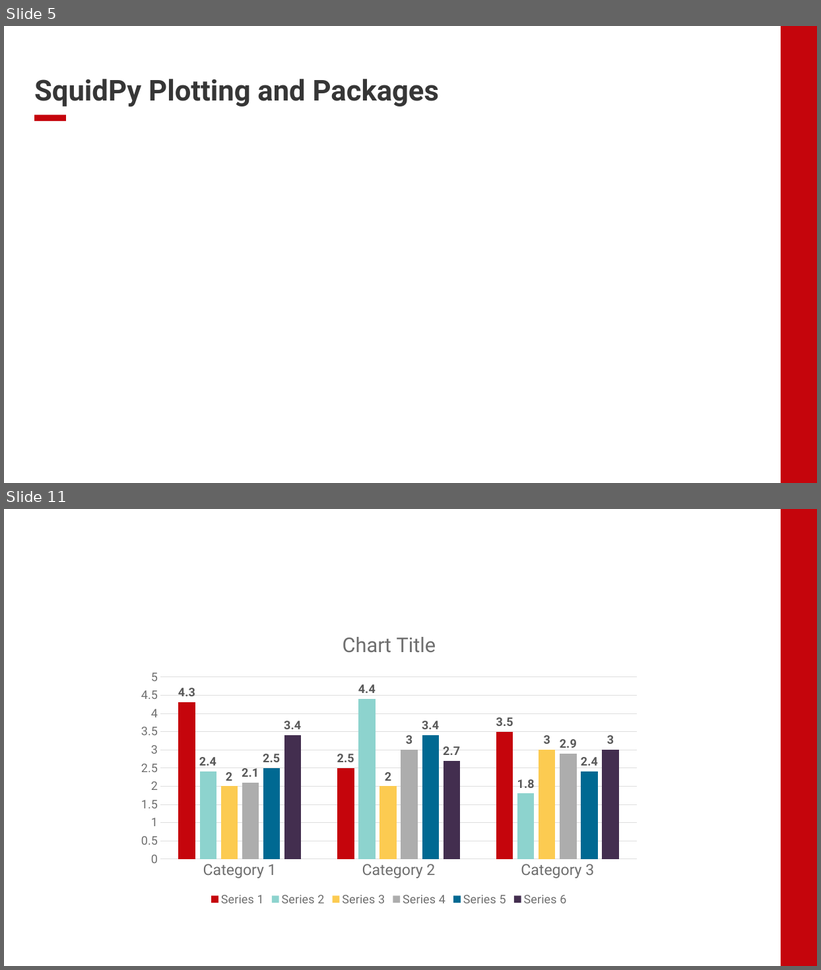
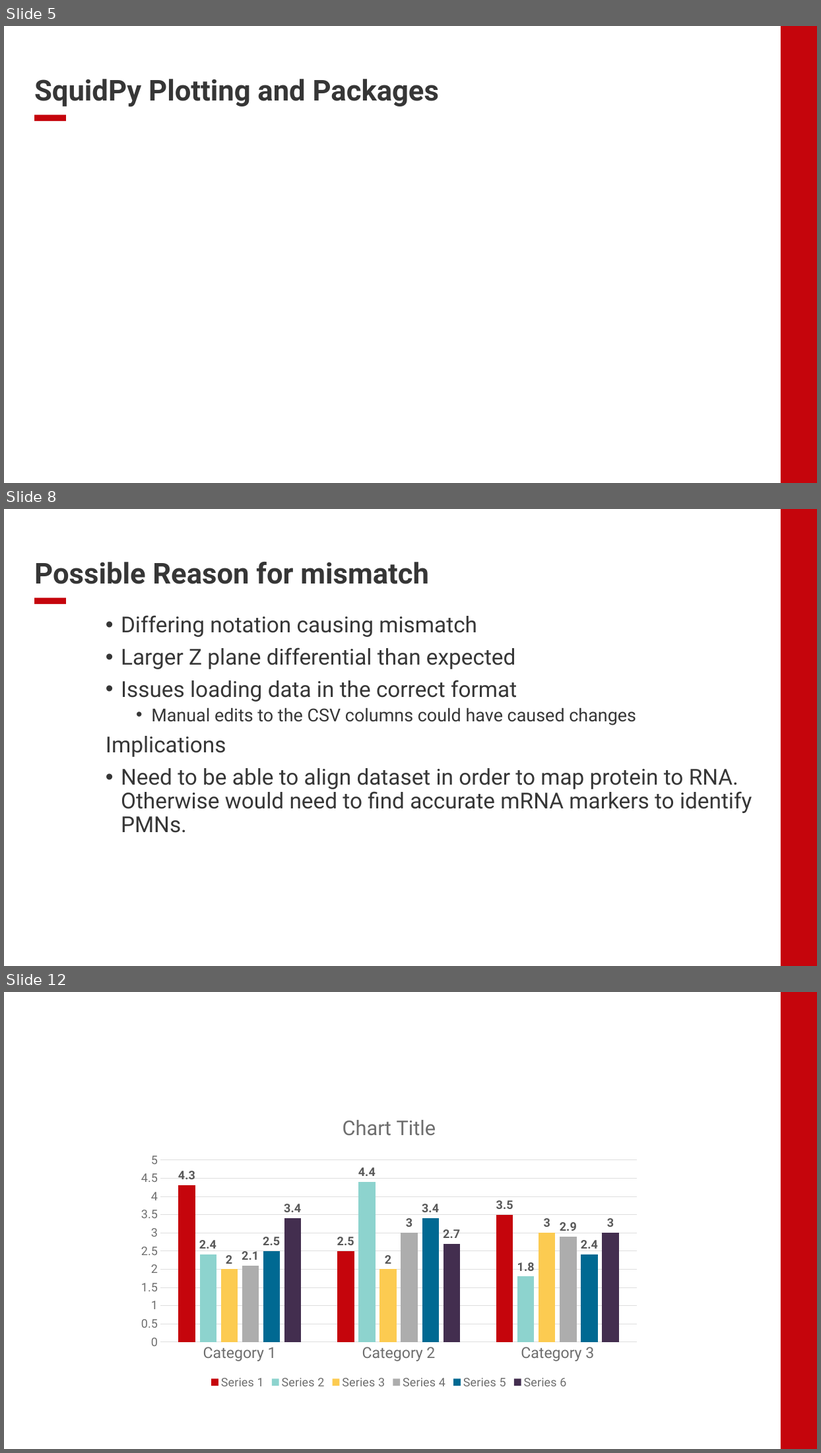
Before and after one commit to EDJohns/2025-Dinh-Lab-Research-Project, a slide deck: Shapiro 2025 Project/Weekly Updates/Week 1 Update.pptx. Shown one above the other, each under a label of ours: slides 5 and 11 before the commit, slides 5, 8 and 12 after it; the slides between them are not shown. The pictures are 821x970 and 821x1453 pixels, drawn with LibreOffice and Linux fonts; fonts in the diff are those of the drawing; background and template pictures are left out. Boxes give left, top, right and bottom in pixels: in the first picture for what was removed or moved away, otherwise in the second. Text is boxed around its words. In the diff, an @@ line names an element or a change of style, - is before the commit and + after.

```diff
--- a/Shapiro 2025 Project/Weekly Updates/Week 1 Update.pptx
+++ b/Shapiro 2025 Project/Weekly Updates/Week 1 Update.pptx
@@ slide 8 added at <box>4,509,817,966</box>, background #FFFFFF; not listed: 2 template elements that a slide beside it also shows @@
@@ title added at <box>34,562,429,584</box>, 34 pt, text #363636, bold @@
+Possible Reason for mismatch
@@ text added at <box>106,615,752,833</box>, 26 pt, text #363636 @@
+• Differing notation causing mismatch
+• Larger Z plane differential than expected
+• Issues loading data in the correct format
+  • Manual edits to the CSV columns could have caused changes
+Implications
+• Need to be able to align dataset in order to map protein to RNA. Otherwise would need to find accurate mRNA markers to identify PMNs.
@@ what was slide 11 is now slide 12 @@
```
Also in this commit, not shown: 2 slides changed, 3 other slides added, 3 slides removed, 5 other files.
